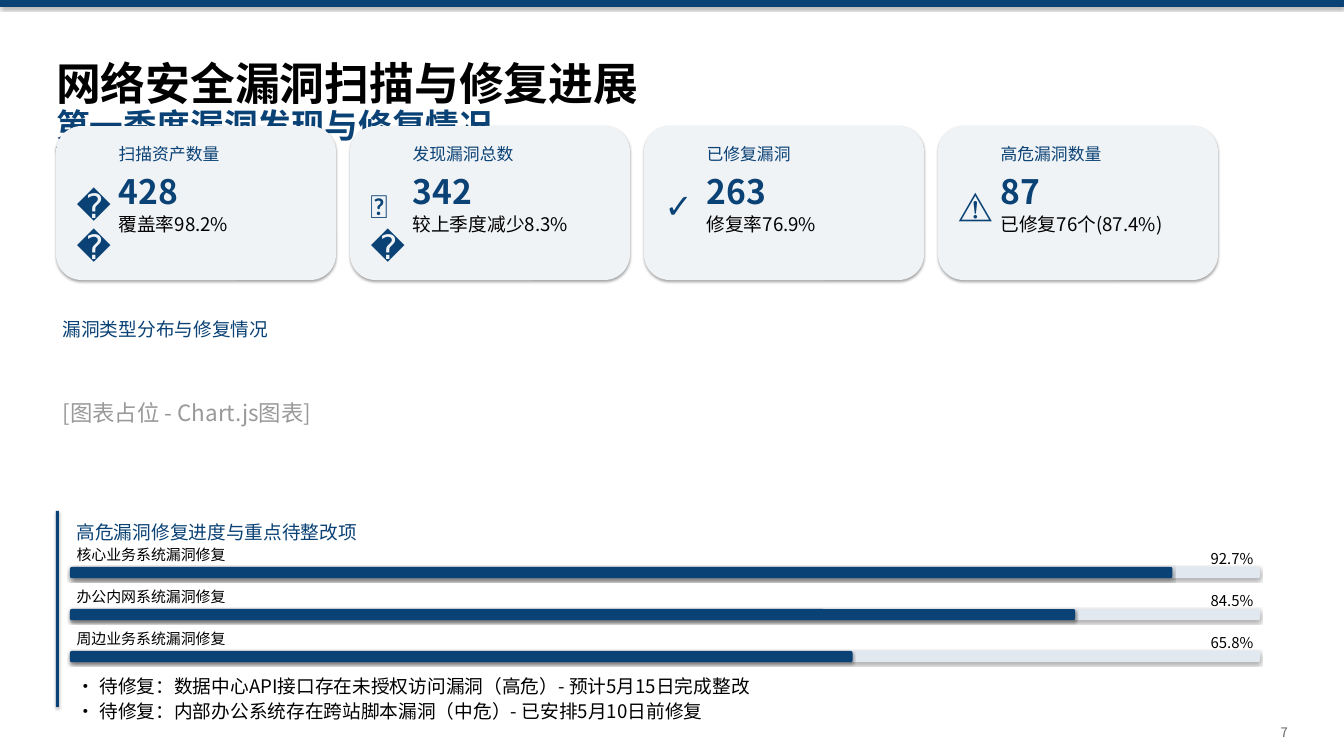
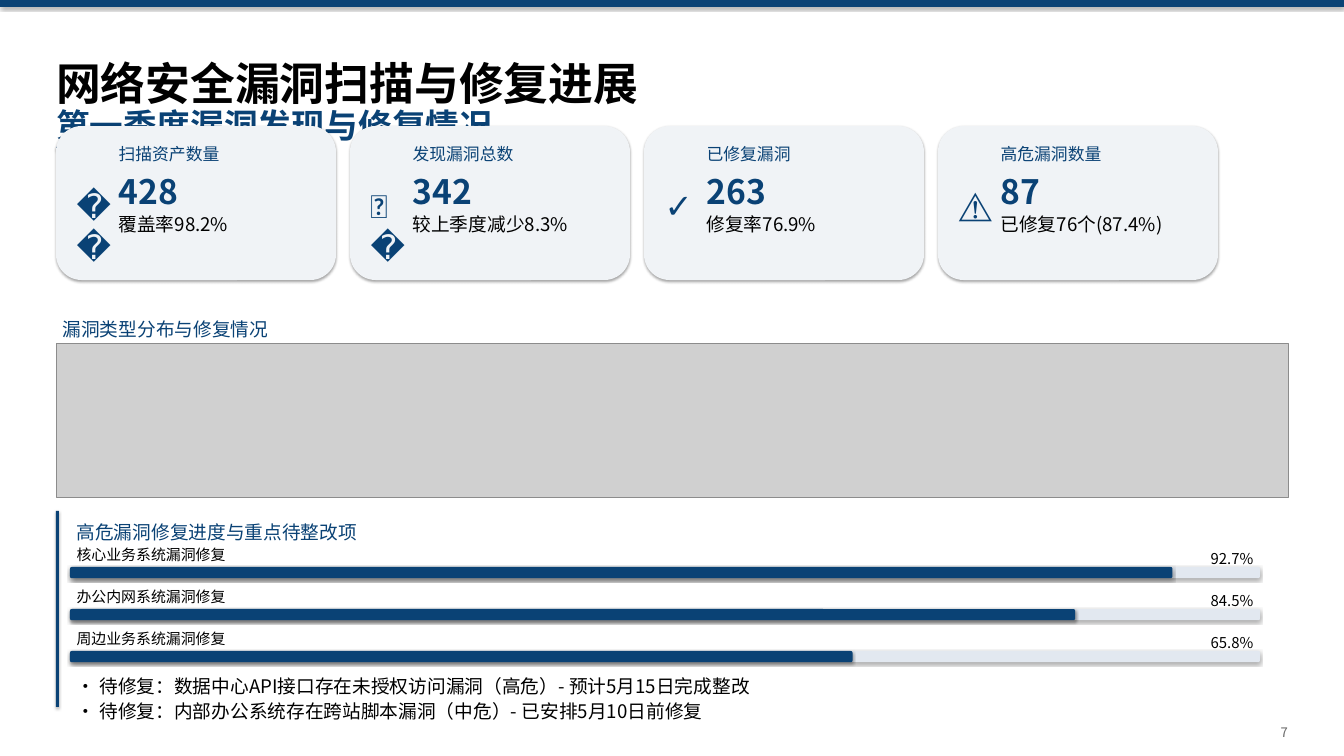
Before and after one commit to Xupai2022/html2pptx, a slide deck: slide 1 of output/slidewithtable.pptx. Drawn at 1344x756 pixels with LibreOffice and Linux fonts; fonts in the diff are those of the drawing; grey boxes stand for pictures. Boxes give left, top, right and bottom in pixels: in the first picture for what was removed or moved away, otherwise in the second. Text is boxed around its words. In the diff, an @@ line names an element or a change of style, - is before the commit and + after.

Commit message:
feat: 实现Chart.js图表截图功能,支持系统Chrome
- 新增图表截图工具(chart_capture.py)
- 新增图表转换器(chart_converter.py)
- 支持使用系统Chrome浏览器(无需下载Chromium)
- 集成智能缓存机制
- 优雅降级:浏览器不可用时显示占位文本
- 测试通过:成功使用系统Chrome截图并插入PPTX

```diff
--- a/output/slidewithtable.pptx
+++ b/output/slidewithtable.pptx
@@ picture added at [56, 343, 1288, 497] @@
@@ text removed at [63, 402, 312, 426] @@
-[图表占位 - Chart.js图表]
```
Also in this commit, not shown: 9 other files.
